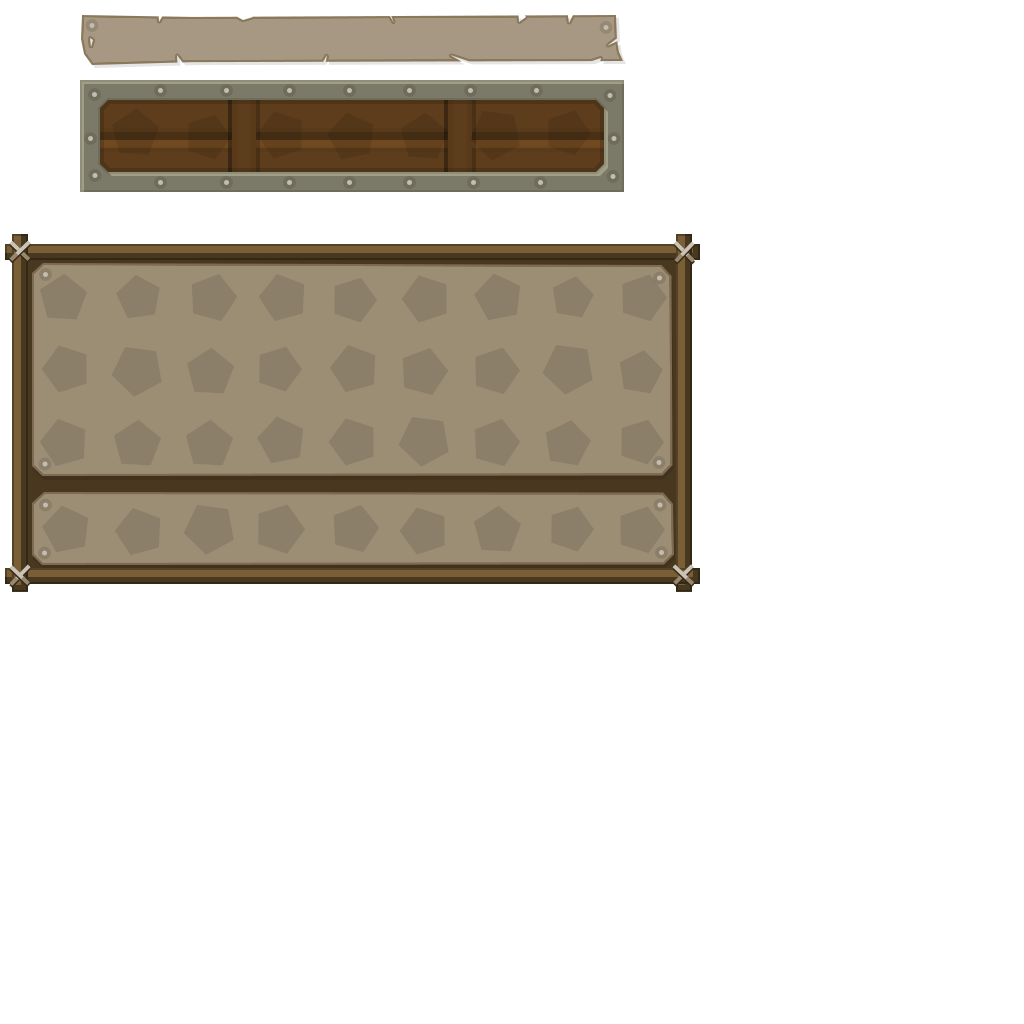
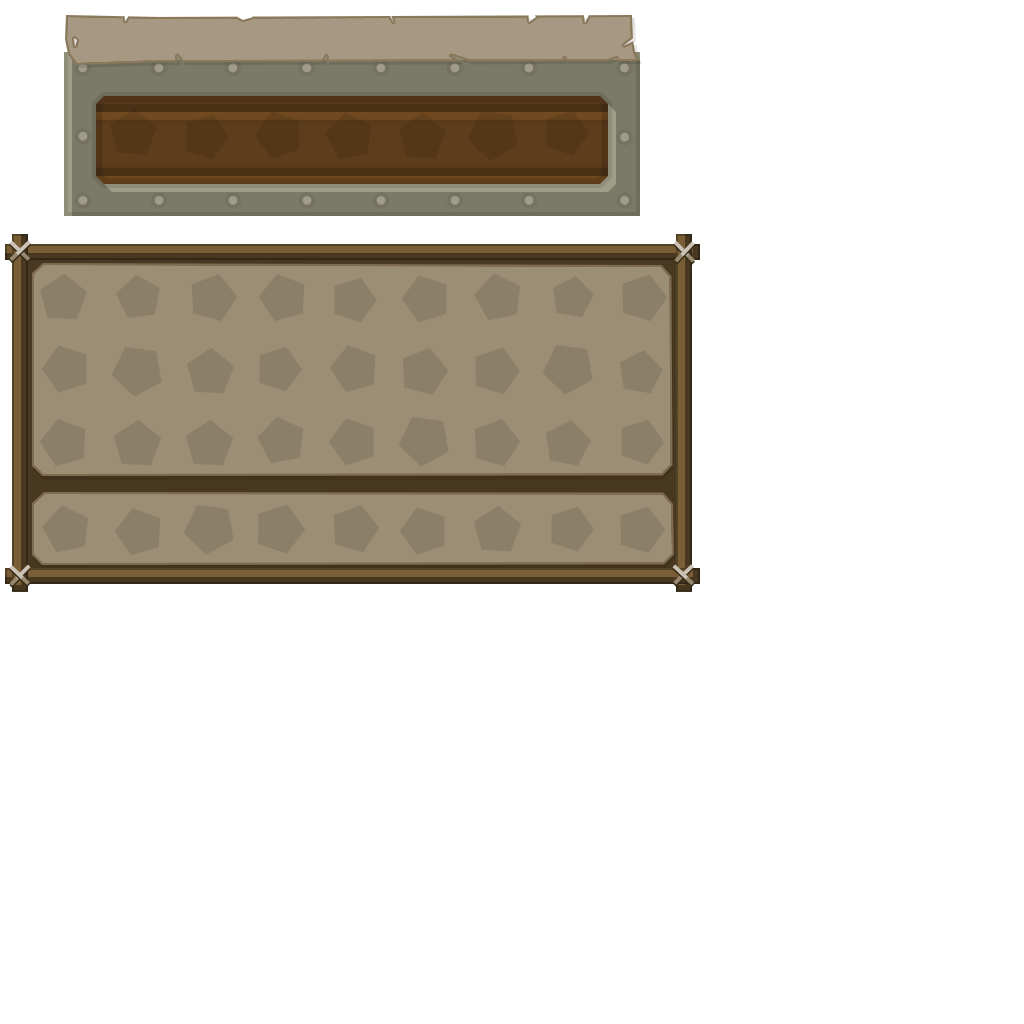
Comparing the layer stacks of the two 1024px x 1024px images. Changes:
hid "Forme 21 copy" (1st of 2, in "title"), painted on it over [73,23,625,30]
painted on "Forme 341 copie 2" over [65,15,639,65]
renamed "Forme 21" to "Forme 21 copy", opacity 100% → 50%, painted on it over [42,63,664,556]
painted on "Forme 20" over [110,108,591,161]
painted on "Forme 339" over [64,52,640,216]
hid "Forme 325 copie", painted on it over [88,32,616,216]
painted on "Forme 10 copie 8" over [38,68,668,560]
painted on "Forme 326" over [64,52,640,216]
